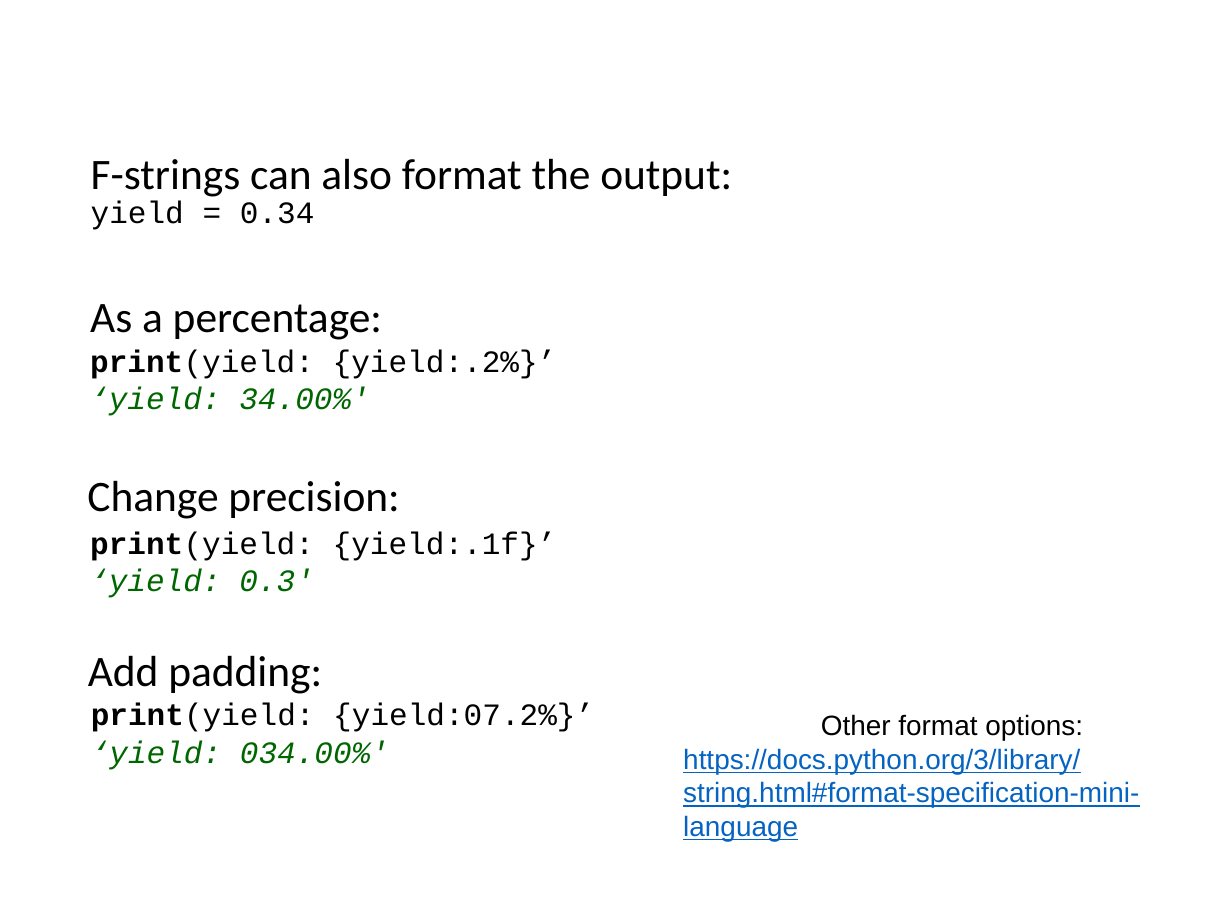
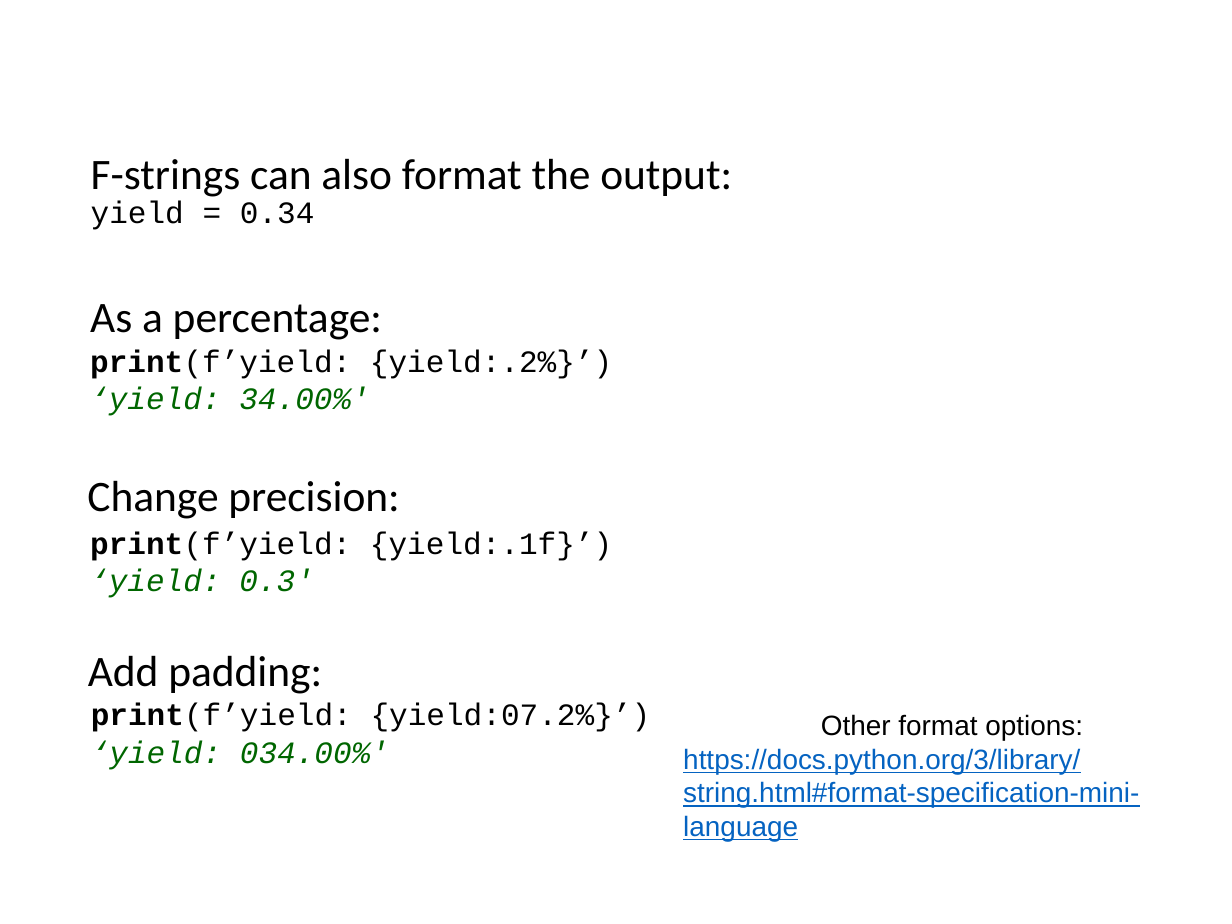
Before and after one commit to ncasuk/ncas-isc, a slide deck: slide 35 of python/presentations/learning_python/07_strings.pptx. Drawn at 1232x924 pixels with LibreOffice and Linux fonts; fonts in the diff are those of the drawing; background and template pictures are left out. Boxes give left, top, right and bottom in pixels: in the first picture for what was removed or moved away, otherwise in the second. Text is boxed around its words. In the diff, an @@ line names an element or a change of style, - is before the commit and + after.

Commit message:
fixing formatting in fstrings slide

```diff
--- a/python/presentations/learning_python/07_strings.pptx
+++ b/python/presentations/learning_python/07_strings.pptx
@@ text at (90,349,612,379): text changed @@
-print(yield: {yield:.2%}’
+print(f’yield: {yield:.2%}’)
@@ text at (90,532,612,561): text changed @@
-print(yield: {yield:.1f}’
+print(f’yield: {yield:.1f}’)
@@ text at (91,703,651,732): text changed @@
-print(yield: {yield:07.2%}’
+print(f’yield: {yield:07.2%}’)
```
Also in this commit, not shown: 1 other file.
